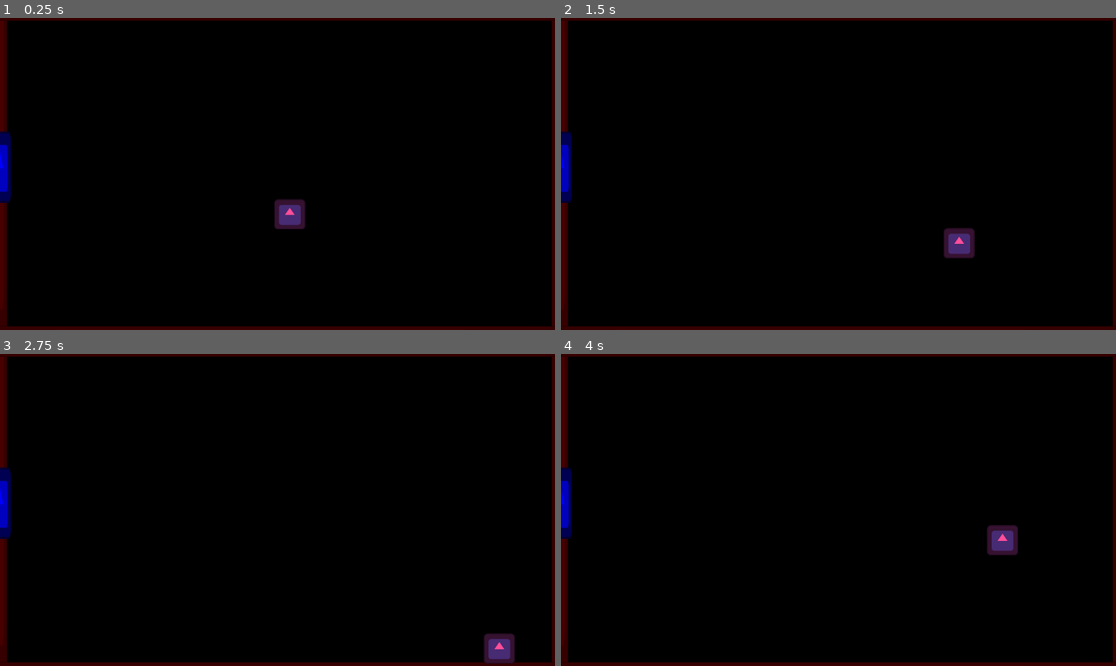
Above: before the commit, frames 1-4 (two rows, left to right).
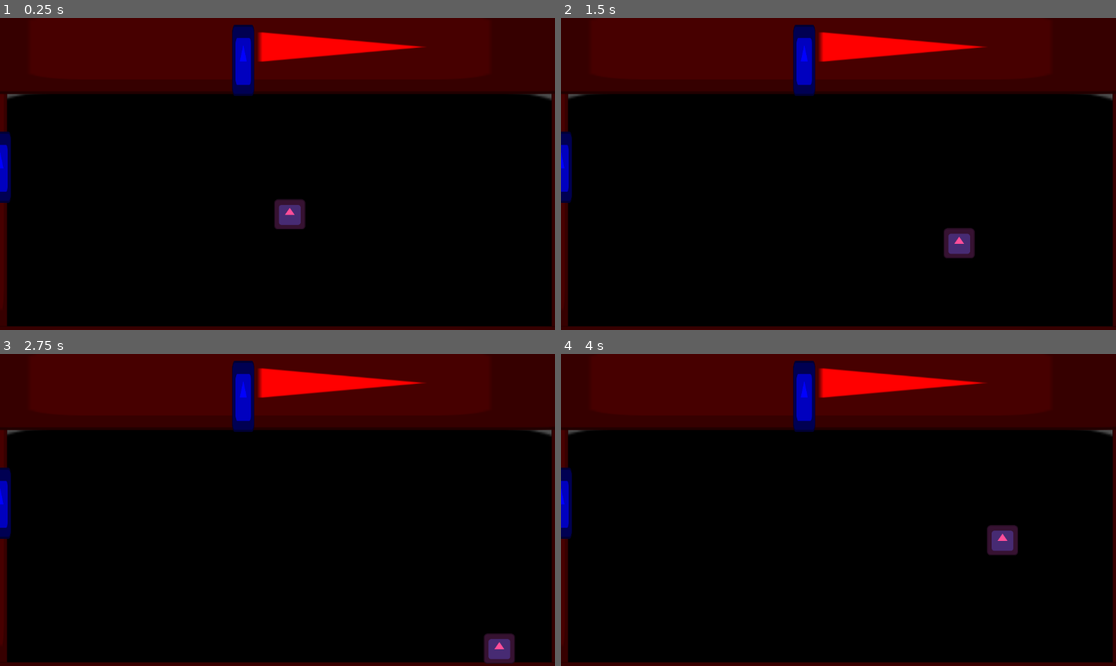
Above: after the commit, the same moments.

Repository: Txavieroliva/Exorcits_Crafting_Souls
Game: Godot game, scene res://scenes/scenery/casa_1/habitaciones/habitación_1.tscn
The game is run twice, just before and just after one commit, with the same random seed, the same clock (stepped at 60 frames per second) and the same inputs. The engine's default icon, where the game draws it, is replaced by a stand-in: a white triangle on a blue panel in a dark square.
Inputs:
- Up to frame 1 (0.25 s): no input
- Up to frame 2 (1.5 s): tap Enter at 0.5 s; hold Right (ui_right) 0.53-1.28 s; hold Down (ui_down) from 1.28 s (still down)
- Up to frame 3 (2.75 s): release Down (ui_down) at 2.03 s; hold Right (ui_right) from 2.03 s (still down)
- Up to frame 4 (4 s): release Right (ui_right) at 2.78 s; hold Up (ui_up) 2.78-3.53 s; hold Left (ui_left) from 3.53 s (still down)

The runs differ from the first frame. In frame 1, 23% of the frame differs, in the area x 0-100%, y 0-27%; in frame 2, 23%; in frame 3, 23%; in frame 4, 23%.

Commit message:
Se suma una puerta

Diff:
--- a/scenes/player/player.gd
+++ b/scenes/player/player.gd
@@ -15,5 +15,4 @@
 		velocity.y = direction_y * SPEED
 	else:
 		velocity.y = move_toward(velocity.y, 0, SPEED)
-
 	move_and_slide()
--- a/scenes/scenery/casa_1/casa_1.tscn
+++ /dev/null
@@ -1,3 +0,0 @@
-[gd_scene format=3 uid="uid://kg6ddydf4p0q"]
-
-[node name="Casa 1" type="Node2D"]
--- a/scenes/scenery/casa_1/habitaciones/habitación_1.tscn
+++ b/scenes/scenery/casa_1/habitaciones/habitación_1.tscn
@@ -13,8 +13,8 @@
 
 [node name="Sprite2D" type="Sprite2D" parent="."]
 modulate = Color(0, 0, 0, 1)
-position = Vector2(576, 321.5)
-scale = Vector2(9.78125, 5.66406)
+position = Vector2(576, 419)
+scale = Vector2(9.78125, 4.14062)
 texture = ExtResource("1_ne0xg")
 
 [node name="limite" type="StaticBody2D" parent="."]
@@ -71,8 +71,8 @@
 
 [node name="Sprite2D" type="Sprite2D" parent="limite4/CollisionShape2D"]
 modulate = Color(1, 0, 0, 1)
-position = Vector2(-0.5, -0.5)
-scale = Vector2(0.34375, 1.875)
+position = Vector2(75.6952, -0.5)
+scale = Vector2(1.5343, 1.875)
 texture = ExtResource("1_ne0xg")
 
 [node name="Puerta" type="StaticBody2D" parent="."]
@@ -87,5 +87,17 @@
 position = Vector2(0.5, 0)
 shape = SubResource("RectangleShape2D_e2o6a")
 
+[node name="Puerta2" type="StaticBody2D" parent="."]
+position = Vector2(505, 88)
+
+[node name="Sprite2D" type="Sprite2D" parent="Puerta2"]
+modulate = Color(0, 0, 1, 1)
+scale = Vector2(0.36, 1.16)
+texture = ExtResource("1_ne0xg")
+
+[node name="CollisionShape2D" type="CollisionShape2D" parent="Puerta2"]
+position = Vector2(0.5, 0)
+shape = SubResource("RectangleShape2D_e2o6a")
+
 [node name="Player" parent="." instance=ExtResource("2_afeg6")]
 position = Vector2(602, 408)
